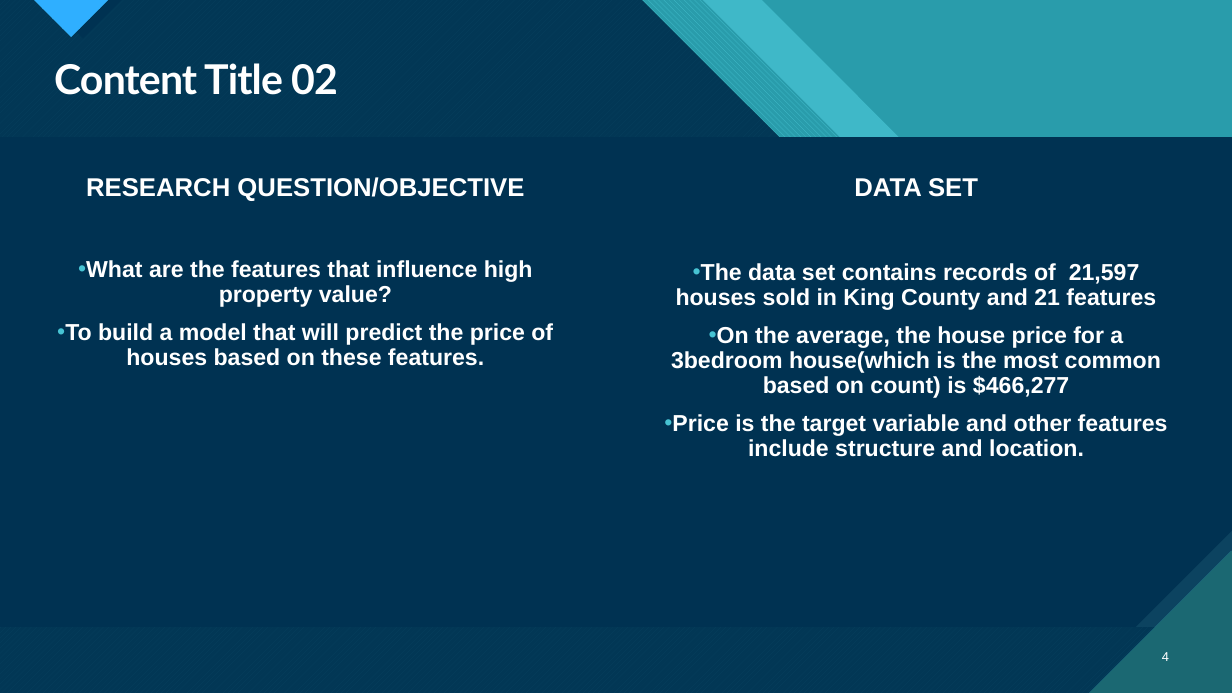
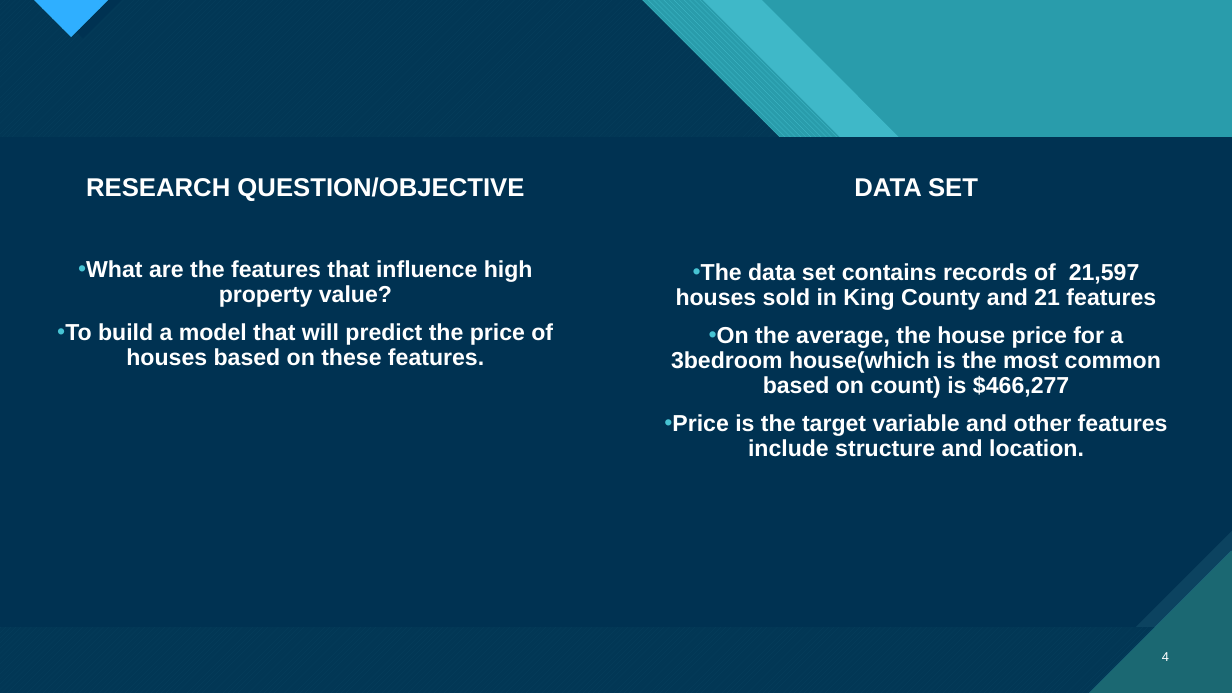
Before and after one commit to CrisQueCris/Houseprices, a slide deck: slide 4 of Final PresentationKC.pptx. Drawn at 1232x693 pixels with LibreOffice and Linux fonts; fonts in the diff are those of the drawing. Boxes give left, top, right and bottom in pixels: in the first picture for what was removed or moved away, otherwise in the second. Text is boxed around its words. In the diff, an @@ line names an element or a change of style, - is before the commit and + after.

```diff
--- a/Final PresentationKC.pptx
+++ b/Final PresentationKC.pptx
@@ title removed at <box>54,63,338,95</box> @@
-Content Title 02
```
Also in this commit, not shown: 3 other slides changed, 3 other files.
